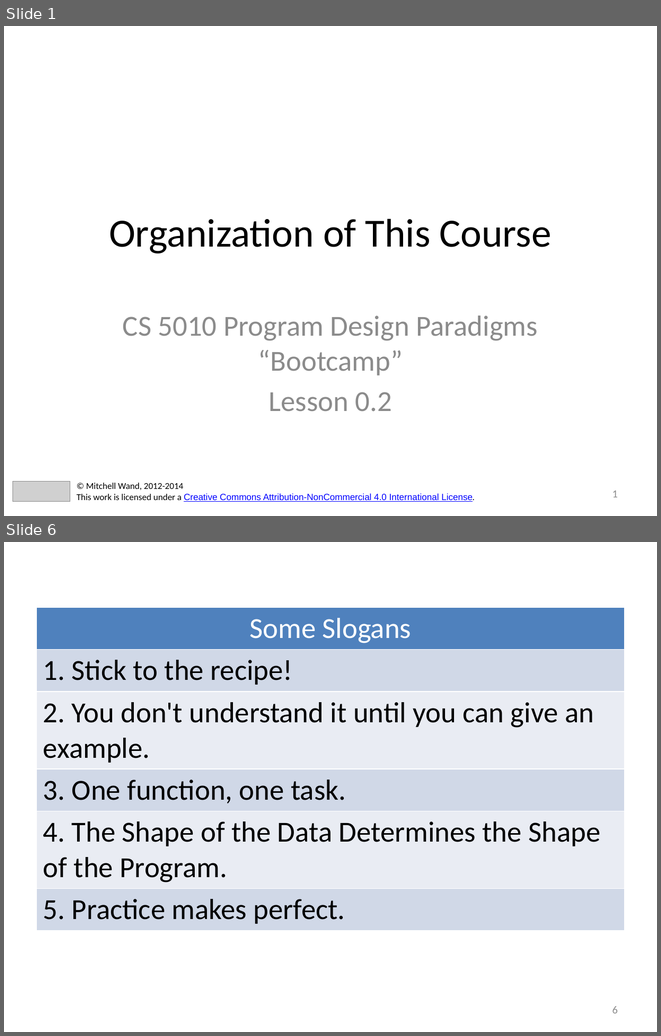
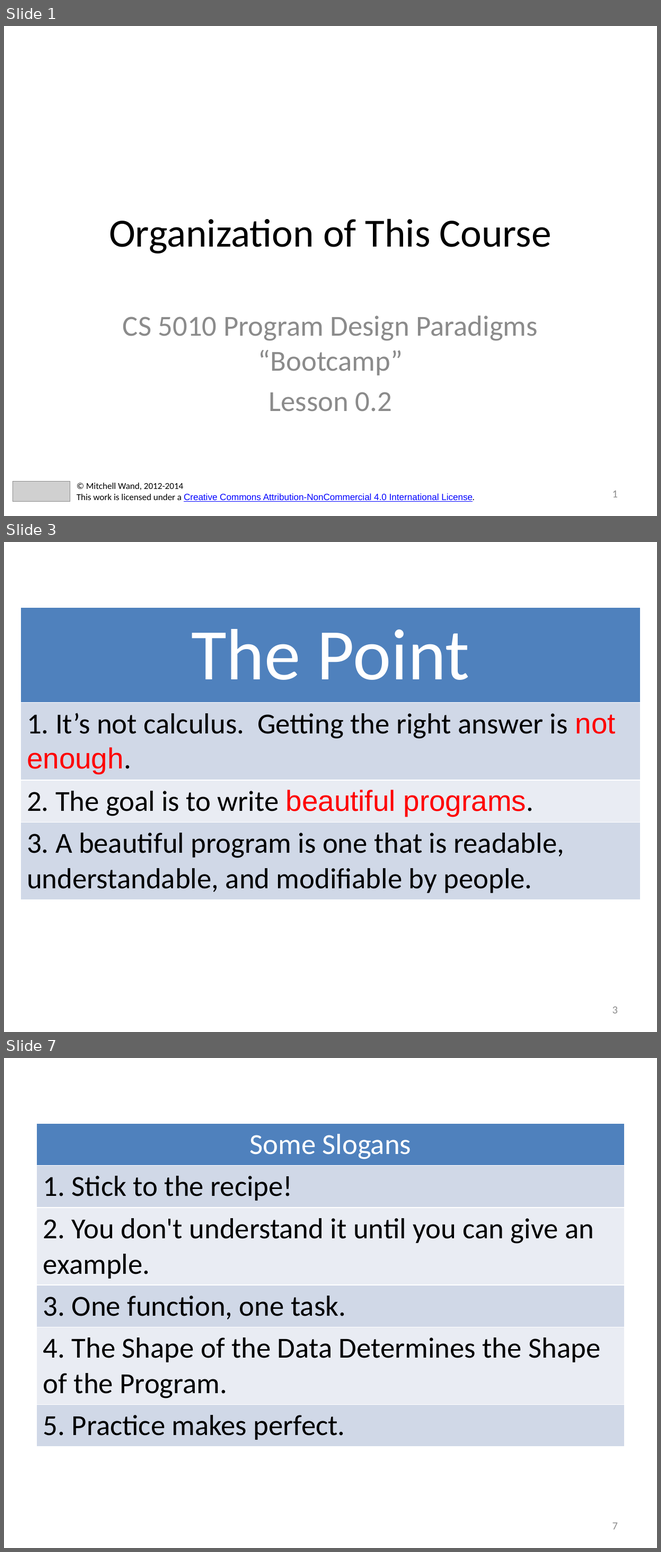
Before and after one commit to mwand/cs5010f16, a slide deck: Slides/Lesson 0.2 Organization of this Course.pptx. Shown one above the other, each under a label of ours: slides 1 and 6 before the commit, slides 1, 3 and 7 after it; the slides between them are not shown. The pictures are 661x1036 and 661x1552 pixels, drawn with LibreOffice and Linux fonts; fonts in the diff are those of the drawing; grey boxes stand for pictures. Boxes give left, top, right and bottom in pixels: in the first picture for what was removed or moved away, otherwise in the second. Text is boxed around its words. In the diff, an @@ line names an element or a change of style, - is before the commit and + after.

```diff
--- a/Slides/Lesson 0.2 Organization of this Course.pptx
+++ b/Slides/Lesson 0.2 Organization of this Course.pptx
@@ slide 3 added at bbox=[4, 542, 657, 1032], background #FFFFFF @@
@@ table added at bbox=[20, 607, 641, 895], 4 rows, 1 columns @@
+The Point
+1. It’s not calculus. Getting the right answer is not enough.
+2. The goal is to write beautiful programs.
+3. A beautiful program is one that is readable, understandable, and modifiable by people.
@@ page number added at bbox=[612, 1006, 618, 1013], 12 pt, text #8C8C8C @@
+3
@@ what was slide 6 is now slide 7 @@
@@ page number at bbox=[612, 1522, 618, 1529]: text changed @@
-6
+7
```
Also in this commit, not shown: 7 slides changed, 4 other files.
